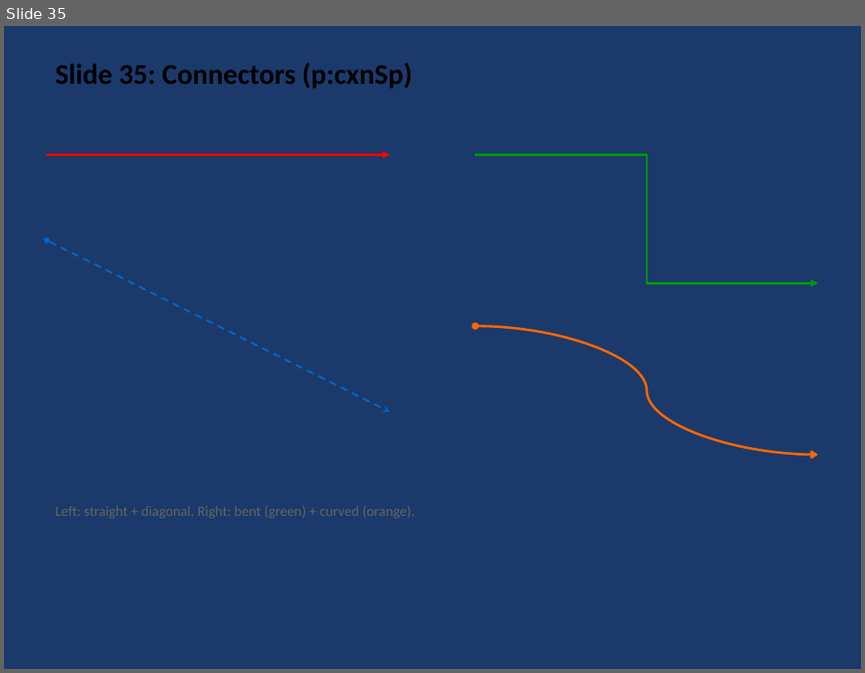
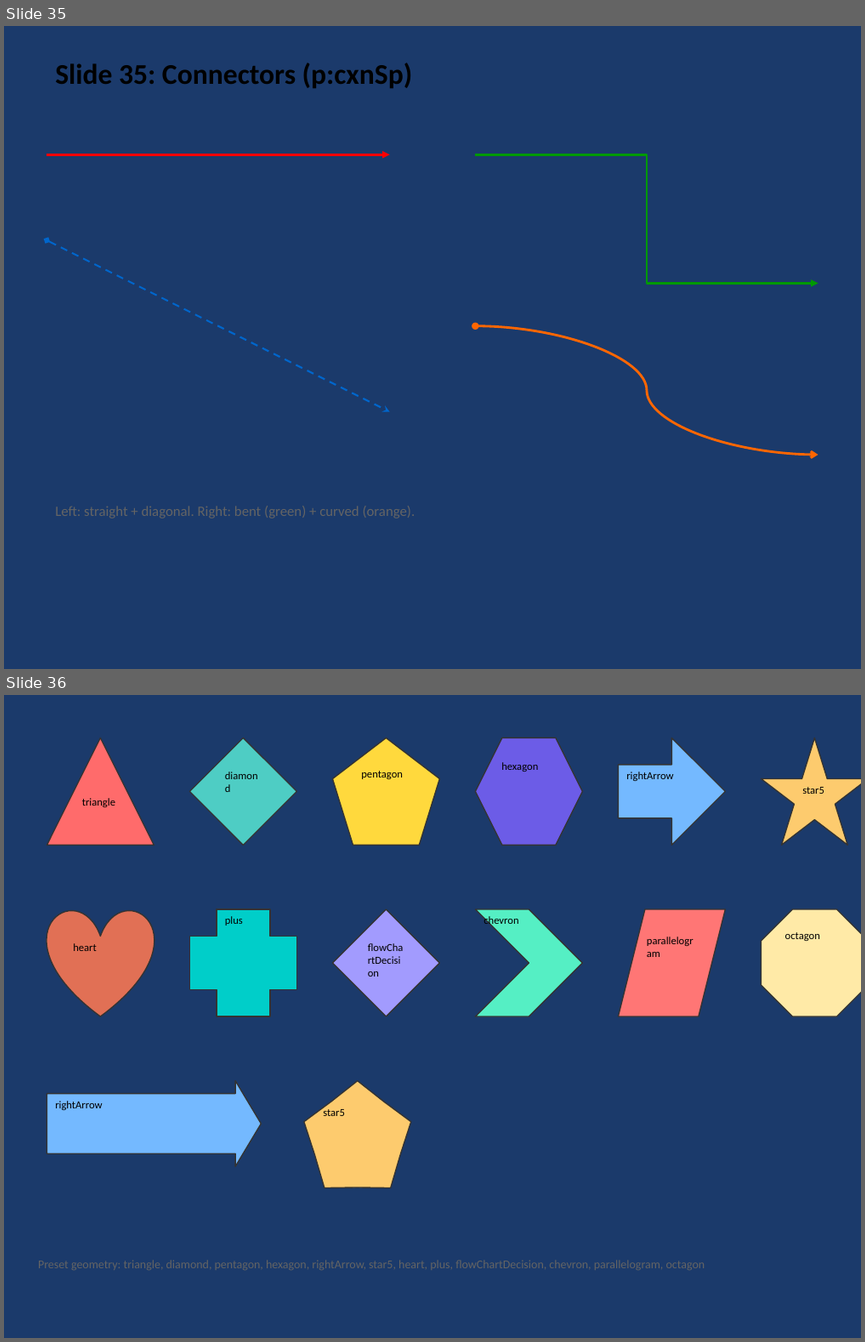
Before and after one commit to t-ujiie-g/pptx-svg, a slide deck: test_fixtures/test_features.pptx. Shown one above the other, each under a label of ours: slide 35 before the commit, slides 35 and 36 after it. The pictures are 865x673 and 865x1342 pixels, drawn with LibreOffice and Linux fonts; fonts in the diff are those of the drawing. Boxes give left, top, right and bottom in pixels: in the first picture for what was removed or moved away, otherwise in the second. Text is boxed around its words. In the diff, an @@ line names an element or a change of style, - is before the commit and + after.

```diff
--- a/test_fixtures/test_features.pptx
+++ b/test_fixtures/test_features.pptx
@@ slide 36 added at (x1=4, y1=695, x2=861, y2=1338), background #1B3A6B @@
@@ triangle added at (x1=46, y1=737, x2=154, y2=845), fill #FF6B6B, outline #333333 1 pt, 9 pt, text #000000 @@
+triangle
@@ diamond added at (x1=190, y1=737, x2=297, y2=845), fill #4ECDC4, outline #333333 1 pt, 9 pt, text #000000 @@
+diamond
@@ pentagon added at (x1=332, y1=737, x2=439, y2=845), fill #FFD93D, outline #333333 1 pt, 9 pt, text #000000 @@
+pentagon
@@ hexagon added at (x1=475, y1=737, x2=582, y2=845), fill #6C5CE7, outline #333333 1 pt, 9 pt, text #000000 @@
+hexagon
@@ right arrow added at (x1=619, y1=737, x2=726, y2=845), fill #74B9FF, outline #333333 1 pt, 9 pt, text #000000 @@
+rightArrow
@@ star added at (x1=760, y1=737, x2=861, y2=845), fill #FDCB6E, outline #333333 1 pt, 9 pt, text #000000 @@
+star5
@@ heart added at (x1=46, y1=909, x2=154, y2=1016), fill #E17055, outline #333333 1 pt, 9 pt, text #000000 @@
+heart
@@ plus added at (x1=190, y1=909, x2=297, y2=1016), fill #00CEC9, outline #333333 1 pt, 9 pt, text #000000 @@
+plus
@@ diamond added at (x1=332, y1=909, x2=439, y2=1016), fill #A29BFE, outline #333333 1 pt, 9 pt, text #000000 @@
+flowChartDecision
@@ chevron added at (x1=475, y1=909, x2=582, y2=1016), fill #55EFC4, outline #333333 1 pt, 9 pt, text #000000 @@
+chevron
@@ parallelogram added at (x1=619, y1=909, x2=726, y2=1016), fill #FF7675, outline #333333 1 pt, 9 pt, text #000000 @@
+parallelogram
@@ octagon added at (x1=760, y1=909, x2=861, y2=1016), fill #FFEAA7, outline #333333 1 pt, 9 pt, text #000000 @@
+octagon
@@ right arrow added at (x1=46, y1=1081, x2=261, y2=1166), fill #74B9FF, outline #333333 1 pt, 9 pt, text #000000 @@
+rightArrow
@@ star added at (x1=304, y1=1081, x2=411, y2=1188), fill #FDCB6E, outline #333333 1 pt, 9 pt, text #000000 @@
+star5
@@ text added at (x1=38, y1=1259, x2=705, y2=1270), 10 pt, text #646464 @@
+Preset geometry: triangle, diamond, pentagon, hexagon, rightArrow, star5, heart, plus, flowChartDecision, chevron, parallelogram, octagon
```
Also in this commit, not shown: 34 other files.
